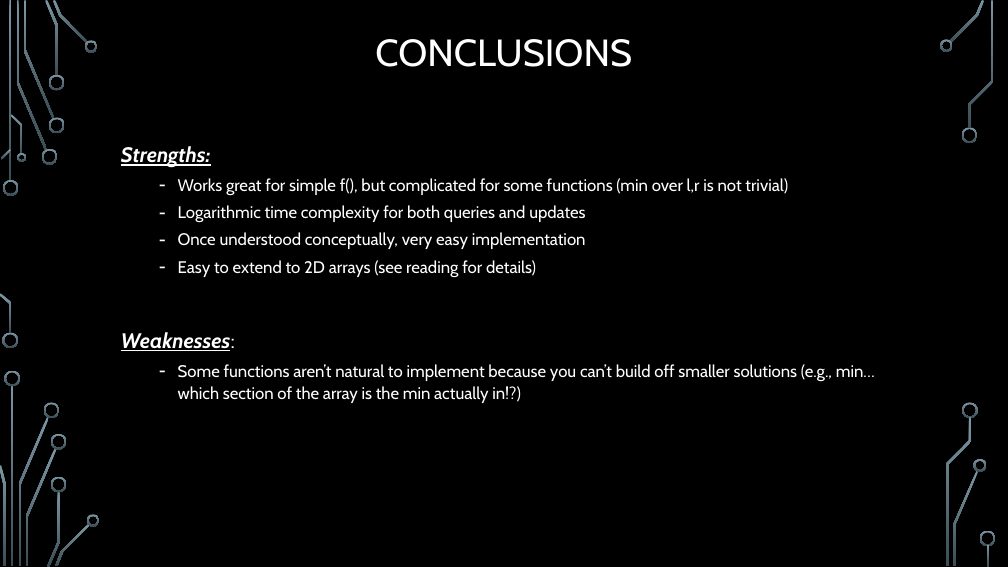
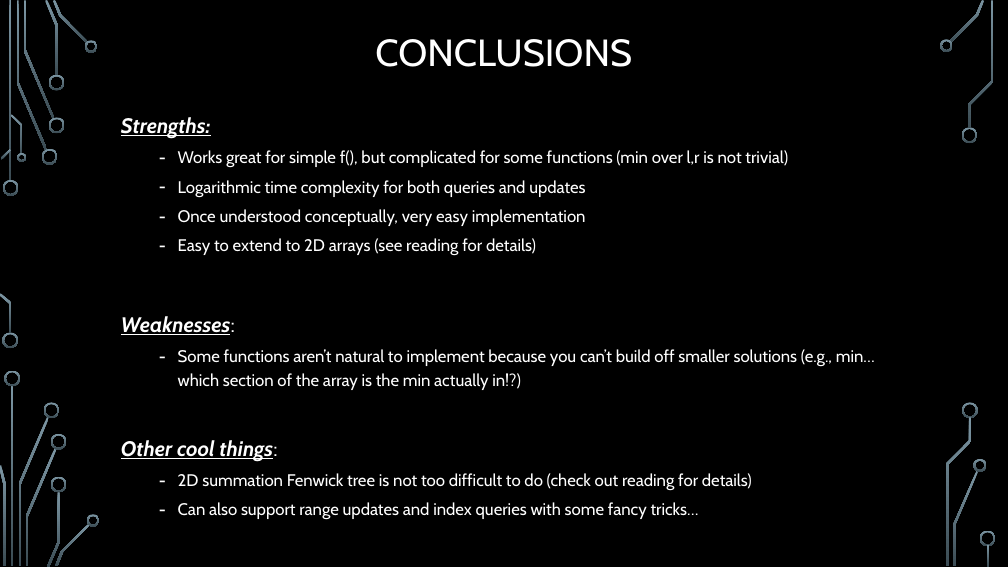
Before and after one commit to janiceeguo/advAlgo, a slide deck: slide 29 of slides/Trees-FenwickTrees.pptx (slide 26 before the commit). Drawn at 1008x567 pixels with LibreOffice and Linux fonts; fonts in the diff are those of the drawing; background and template pictures are left out. Boxes give left, top, right and bottom in pixels: in the first picture for what was removed or moved away, otherwise in the second. Text is boxed around its words. In the diff, an @@ line names an element or a change of style, - is before the commit and + after.

Commit message:
slides

```diff
--- a/slides/Trees-FenwickTrees.pptx
+++ b/slides/Trees-FenwickTrees.pptx
@@ text "Strengths:": place and size @@
-text "Strengths:" at (121, 146, 875, 403)
+text "Strengths:" at (121, 117, 875, 520)
@@ text at (121, 117, 875, 390): line spacing 1.1 to 1.2 @@
@@ text at (121, 440, 752, 520): paragraphs added @@
+Other cool things:
+  – 2D summation Fenwick tree is not too difficult to do (check out reading for details)
+  – Can also support range updates and index queries with some fancy tricks…
```
Also in this commit, not shown: 1 other slide changed, 3 slides added, 3 other files.
